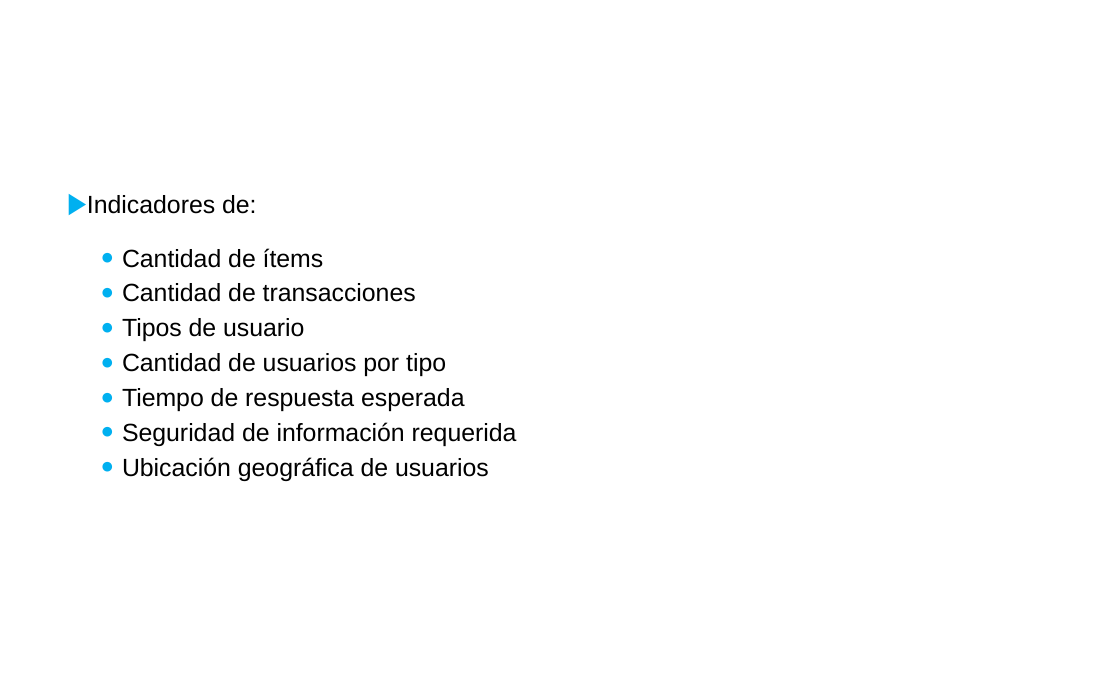
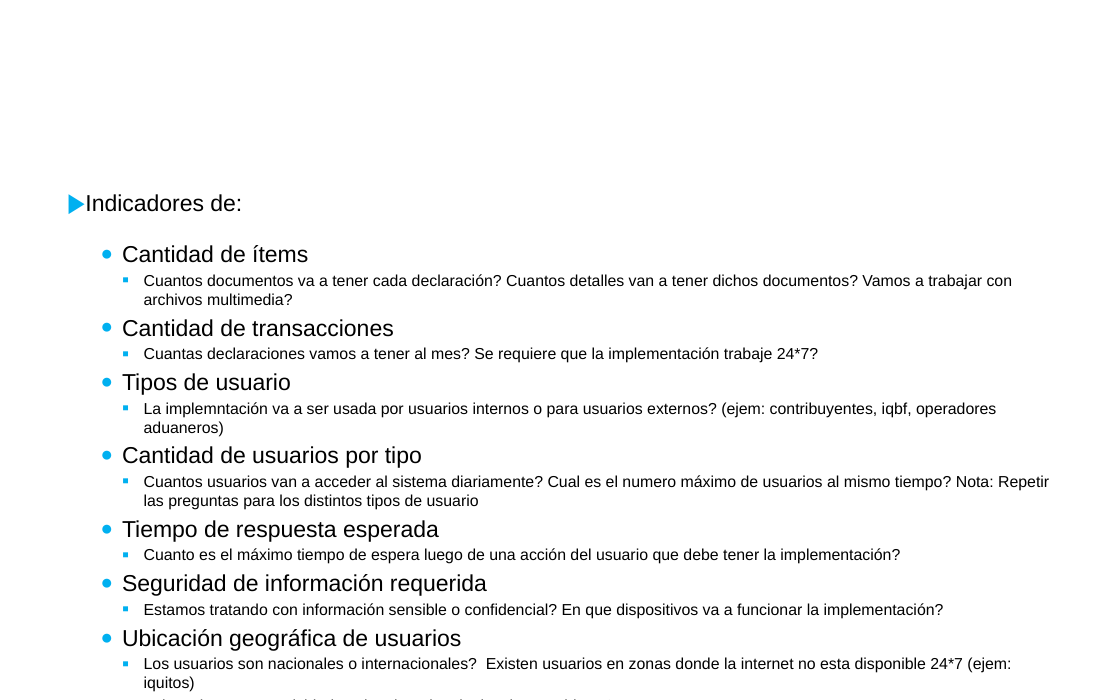
Before and after one commit to juanmcortezr/cosas, a slide deck: slide 20 of procesos/InsiDesarrolloSistemas2019.pptx. Drawn at 1120x700 pixels with LibreOffice and Linux fonts; fonts in the diff are those of the drawing; background and template pictures are left out. Boxes give left, top, right and bottom in pixels: in the first picture for what was removed or moved away, otherwise in the second. Text is boxed around its words. In the diff, an @@ line names an element or a change of style, - is before the commit and + after.

```diff
--- a/procesos/InsiDesarrolloSistemas2019.pptx
+++ b/procesos/InsiDesarrolloSistemas2019.pptx
@@ text at [85, 194, 487, 651]: size 16 to 14.8 pt in "Indicadores de:", "Cantidad de ítems", "Cantidad de transacciones", "Tipos de usuario" and 4 more places @@
@@ text at [144, 274, 1013, 305]: paragraph added @@
+    ▪ Cuantos documentos va a tener cada declaración? Cuantos detalles van a tener dichos documentos? Vamos a trabajar con archivos multimedia?
@@ text at [144, 347, 818, 363]: paragraph added @@
+    ▪ Cuantas declaraciones vamos a tener al mes? Se requiere que la implementación trabaje 24*7?
@@ text at [144, 402, 996, 437]: paragraph added @@
+    ▪ La implemntación va a ser usada por usuarios internos o para usuarios externos? (ejem: contribuyentes, iqbf, operadores aduaneros)
@@ text at [144, 475, 1049, 510]: paragraph added @@
+    ▪ Cuantos usuarios van a acceder al sistema diariamente? Cual es el numero máximo de usuarios al mismo tiempo? Nota: Repetir las preguntas para los distintos tipos de usuario
@@ text at [144, 548, 900, 564]: paragraph added @@
+    ▪ Cuanto es el máximo tiempo de espera luego de una acción del usuario que debe tener la implementación?
@@ text at [144, 603, 944, 619]: paragraph added @@
+    ▪ Estamos tratando con información sensible o confidencial? En que dispositivos va a funcionar la implementación?
@@ text at [144, 657, 1011, 692]: paragraphs added @@
+    ▪ Los usuarios son nacionales o internacionales? Existen usuarios en zonas donde la internet no esta disponible 24*7 (ejem: iquitos)
+    ▪ Existe alguna normatividad nacional, regional o local a considerar?
```
Also in this commit, not shown: 1 other slide changed.
